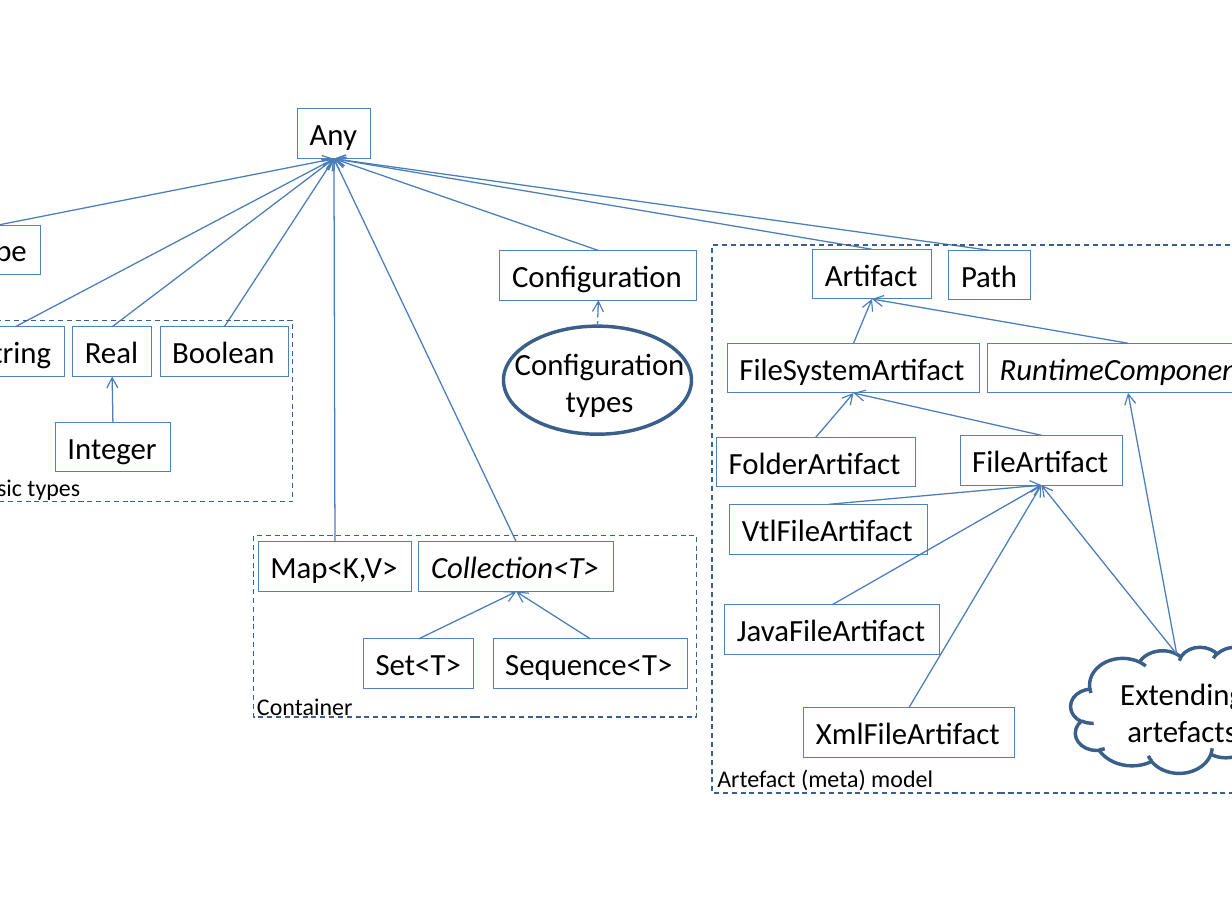
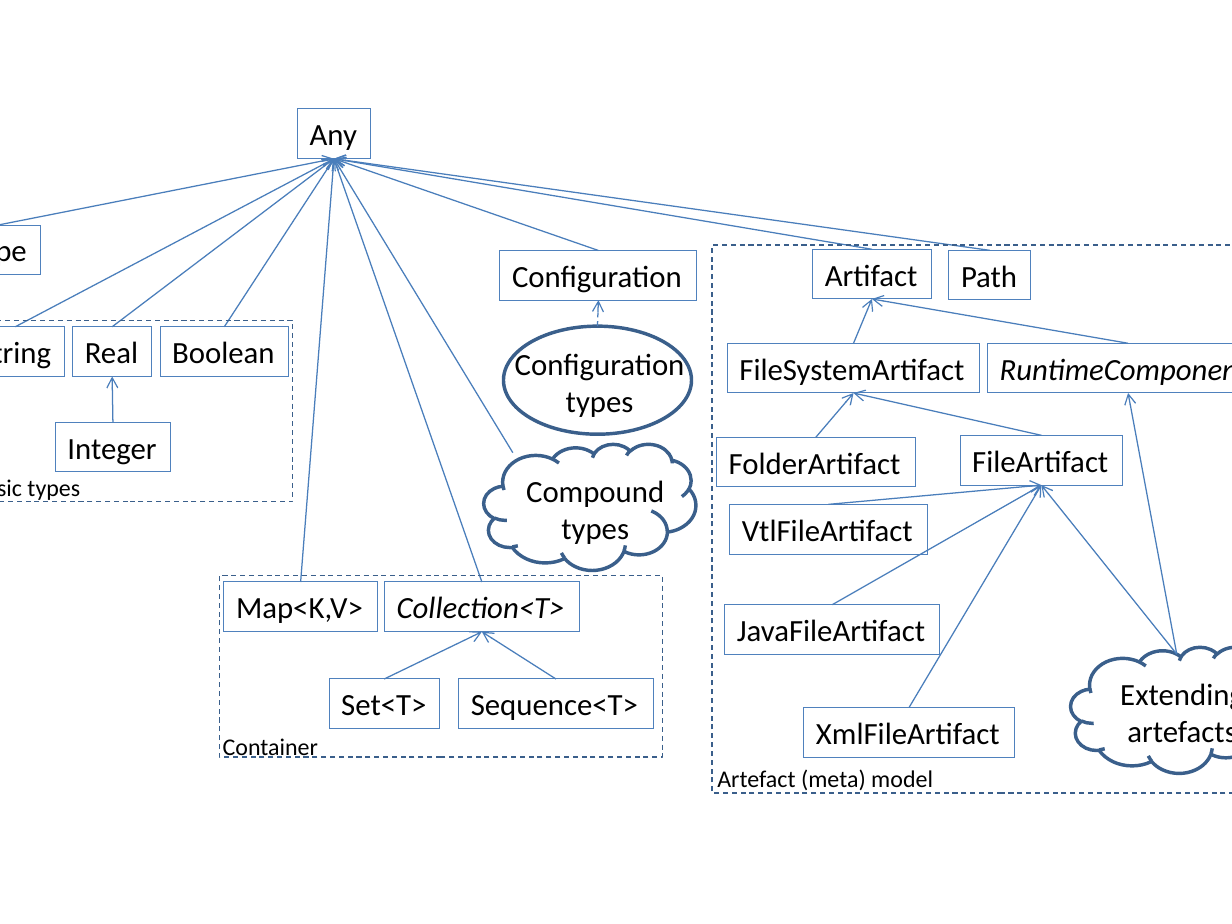
Before and after one commit to SSEHUB/EASyProducer, a slide deck: slide 1 of doc/VIL - Pictures.pptx. Drawn at 1232x924 pixels with LibreOffice and Linux fonts; fonts in the diff are those of the drawing. Boxes give left, top, right and bottom in pixels: in the first picture for what was removed or moved away, otherwise in the second. Text is boxed around its words. In the diff, an @@ line names an element or a change of style, - is before the commit and + after.

Commit message:
VIL/VTL compound doc

```diff
--- a/doc/VIL - Pictures.pptx
+++ b/doc/VIL - Pictures.pptx
@@ arrow moved from (335, 542) - (334, 159) to (301, 582) - (334, 159) @@
@@ arrow moved from (516, 542) - (334, 159) to (482, 582) - (334, 159) @@
@@ arrow added from (513, 452) to (334, 159), #4B7EBC 0.75 pt @@
@@ cloud added at [484,444,696,569], outline #3A5F8C 2 pt @@
@@ text added at [526,480,664,547], 18 pt, text #000000 @@
+Compound
+types
@@ 5 rectangles, 2 arrows, 1 text: place and size @@
-5 rectangles, 2 arrows, 1 text at [254,536,697,718]
+5 rectangles, 2 arrows, 1 text at [219,575,663,758]
```
Also in this commit, not shown: 2 other files.
